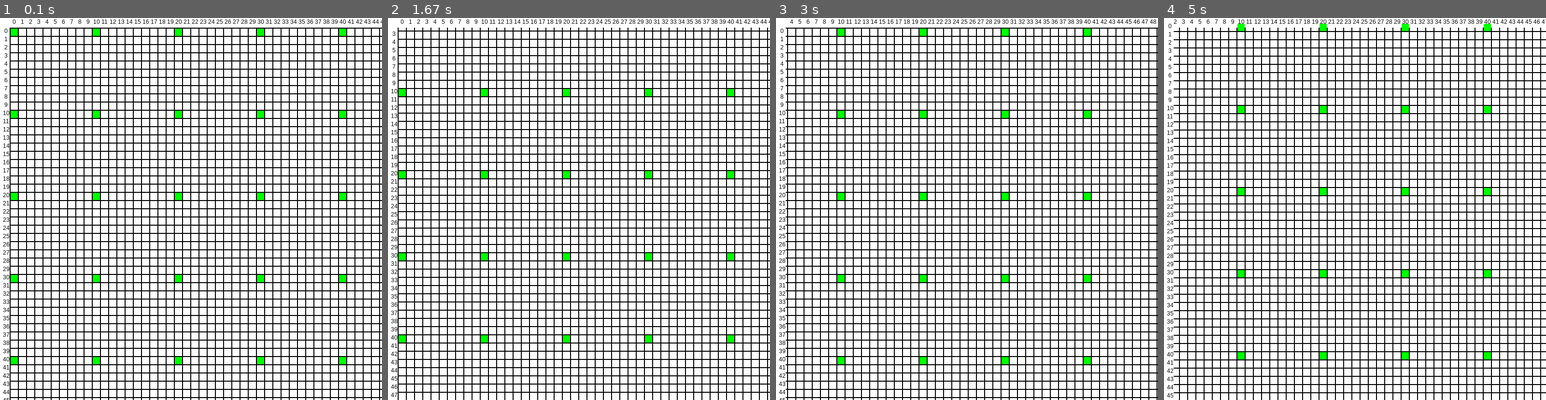
Above: before the commit, frames 1-4 (left to right).
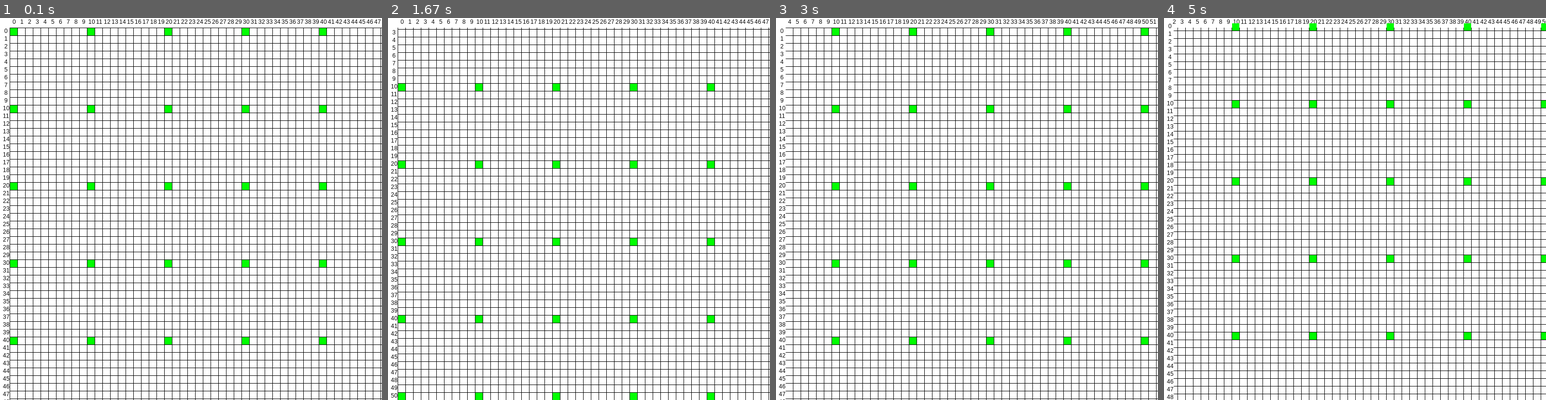
Above: after the commit, the same moments.

Repository: Archanciel/Learning_Pygame
Game: pygame game, started from draw_grid/main.py
The game is run twice, just before and just after one commit, with the same random seed, the same clock (stepped at 60 frames per second) and the same inputs.
Inputs (mouse positions are in pixels of both pictures, inside the frame that each line leads up to):
- Up to frame 1 (0.1 s): no input
- Up to frame 2 (1.67 s): hold Right 0.33-0.8 s; move the mouse to (563, 224) at 0.37 s; hold Up 0.83-1.3 s; move the mouse to (701, 197) at 0.87 s; hold Right from 1.33 s (still down); move the mouse to (582, 235) at 1.37 s
- Up to frame 3 (3 s): release Right at 1.8 s; hold Left 1.83-2.37 s; move the mouse to (875, 212) at 1.87 s; hold Down 2.4-2.87 s; move the mouse to (1005, 293) at 2.43 s; hold Left from 2.9 s (still down); move the mouse to (848, 296) at 2.93 s
- Up to frame 4 (5 s): release Left at 3.37 s; hold Up 3.4-3.87 s; move the mouse to (1412, 75) at 3.43 s; hold Right 3.9-4.53 s; move the mouse to (1496, 342) at 3.93 s; hold Down from 4.57 s (still down); move the mouse to (1400, 243) at 4.6 s

The runs differ from the first frame. In frame 1, 31% of the frame differs, in the area x 0-100%, y 0-100%; in frame 2, 30%; in frame 3, 30%; in frame 4, 30%.

Commit message:
final settings

Diff:
--- a/draw_grid/settings.py
+++ b/draw_grid/settings.py
@@ -13,7 +13,7 @@
 YELLOW = (255, 255, 0)
 
 # grid constants
-GRID_LINE_WIDTH = 2
+GRID_LINE_WIDTH = 1
 DEFAULT_CELL_SIZE = 15 #15 Windows, 35 Android
 GRID_COORD_MARGIN_SIZE = 20 #20 Windows, 40 Android
 GRID_MOVE_INCREMENT = 5
